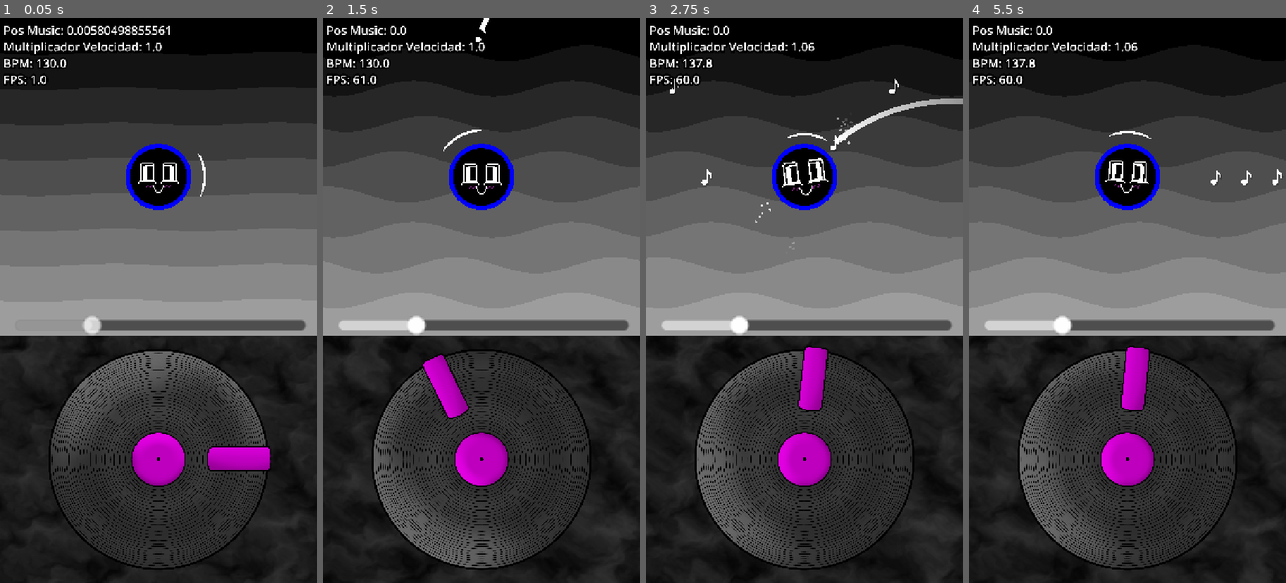
Above: before the commit, frames 1-4 (left to right).
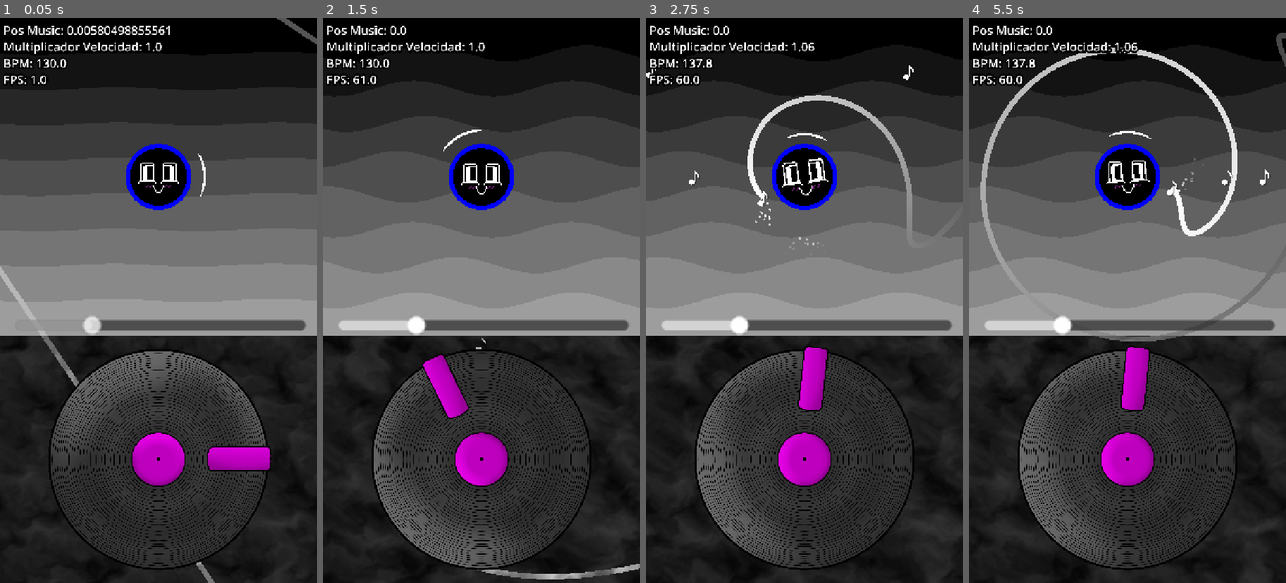
Above: after the commit, the same moments.

Repository: jerecraft-YT/cupi
Game: Godot game, scene res://scenes/test_zone.tscn
Two runs of this game, one before a commit and one after it. Both use one fixed random seed, a clock stepped at 60 frames per second and the inputs below. This scene is started directly instead of the project's main scene. Sound files missing from this copy of the repository are replaced by a short silence.
Inputs (mouse positions are in pixels of both pictures, inside the frame that each line leads up to):
- Up to frame 1 (0.05 s): no input
- Up to frame 2 (1.5 s): move the mouse to (481, 91) at 0.52 s; click (481, 91) at 0.67 s; move the mouse to (418, 328) at 1.27 s; click (418, 328) at 1.42 s
- Up to frame 3 (2.75 s): move the mouse to (836, 176) at 2.02 s; click (836, 176) at 2.17 s
- Up to frame 4 (5.5 s): move the mouse to (1111, 413) at 2.77 s; click (1111, 413) at 2.92 s; move the mouse to (1222, 385) at 3.52 s; click (1222, 385) at 3.67 s; move the mouse to (1032, 215) at 4.27 s; click (1032, 215) at 4.42 s; move the mouse to (1143, 300) at 5.02 s; click (1143, 300) at 5.17 s

The runs differ from the first frame. In frame 1, 0.6% of the frame differs, in the area x 0-100%, y 0-100%; in frame 2, 0.5%; in frame 3, 1.6%; in frame 4, 2.6%, in the area x 3-100%, y 2-58%.

Commit message:
Update Godot editor and scene configuration
Added new folding config files for ExpresionesCupi.gd and NewBulletSpawner.gd. Updated editor layout, scene states, filesystem cache, and related Godot project metadata to reflect recent changes in open scenes, script selections, and resource references.

Diff:
--- a/charts/daidaidaikirai_modificado.json
+++ b/charts/daidaidaikirai_modificado.json
@@ -4714,12 +4714,23 @@
 	  "expresion": 0,
 	  "time": 1847.0,
 	  "duration": 2000,
-	  "startAngle": 90,
+	  "startAngle": 270,
 	  "finalAngle": 0,
 	  "moveAngle": 0.0,
 	  "expresionMouth": 0.0,
 	  "expresionEyes": 0.0,
-	  "tipeMoveAngle": 0.0
+	  "tipeMoveAngle": 15.0
+	},
+	{
+	  "expresion": 0,
+	  "time": 5000.0,
+	  "duration": 2000,
+	  "startAngle": 0,
+	  "finalAngle": 360,
+	  "moveAngle": 0.0,
+	  "expresionMouth": 0.0,
+	  "expresionEyes": 0.0,
+	  "tipeMoveAngle": 15.0
 	}
   ]
 }
--- a/metaball/polygon_2d.gd
+++ b/metaball/polygon_2d.gd
@@ -2,11 +2,11 @@
 
 @export var poligono:Polygon2D
 @export var metaball:Node2D
-@onready var spectro = get_tree().get_first_node_in_group("spectro")
+@export var spectro:Node2D
 @export var line:Line2D
 
 # Configuración básica
-const NUMERO_PUNTOS := 48
+@export var NUMERO_PUNTOS := 48
 var tiempo: float = 0.0
 var radio_base := 70.0
 var ancho_pico := 100.0
@@ -100,7 +100,7 @@
 
 func _process(delta: float) -> void:
 	# Animación continua
-	metaball.rotation += 0.01 * DataGame.time_fixed
+	poligono.rotation += 0.01 * DataGame.time_fixed
 	tiempo += delta
 
 	# Actualizar amplitudes desde el espectro - OPTIMIZADO
--- a/prefabs/gameplay.tscn
+++ b/prefabs/gameplay.tscn
@@ -1,16 +1,22 @@
-[gd_scene load_steps=4 format=3 uid="uid://bv1q1ckfcnds8"]
+[gd_scene load_steps=6 format=3 uid="uid://bv1q1ckfcnds8"]
 
 [ext_resource type="Script" uid="uid://n2c72dch62rh" path="res://scripts/bullets/BulletSpawner.gd" id="2_v5r4t"]
 [ext_resource type="PackedScene" uid="uid://d0kmnpjiacab" path="res://prefabs/cupi.tscn" id="3_7dn3w"]
+[ext_resource type="PackedScene" uid="uid://bvjuwoyoq48kd" path="res://prefabs/bullet.tscn" id="3_v5r4t"]
+[ext_resource type="PackedScene" uid="uid://cjvixm8nwnbvl" path="res://prefabs/SpiralBullet.tscn" id="4_7dn3w"]
 [ext_resource type="PackedScene" uid="uid://cmwdw8kgbef6b" path="res://prefabs/metaball.tscn" id="5_7dn3w"]
 
 [node name="Gameplay" type="Node2D"]
 
 [node name="metaball" parent="." instance=ExtResource("5_7dn3w")]
 
-[node name="bullet spawner" type="Node2D" parent="." node_paths=PackedStringArray("cupi", "cupiContainer") groups=["bulletSpawner"]]
+[node name="bullet spawner" type="Node2D" parent="." node_paths=PackedStringArray("spirales", "normales", "cupi", "cupiContainer") groups=["bulletSpawner"]]
 script = ExtResource("2_v5r4t")
-speed = 0.2
+prefabBulletNormal = ExtResource("3_v5r4t")
+prefabBulletSpiral = ExtResource("4_7dn3w")
+spirales = NodePath("spirales")
+normales = NodePath("normales")
+speed = 0.25
 cupi = NodePath("../Cupi")
 cupiContainer = NodePath("../Cupi/cupiContainer")
 
--- a/prefabs/metaball.tscn
+++ b/prefabs/metaball.tscn
@@ -13,12 +13,13 @@
 [node name="metaball" type="Node2D" groups=["spectro"]]
 script = ExtResource("1_jhxxm")
 
-[node name="ball" type="Polygon2D" parent="." node_paths=PackedStringArray("poligono", "metaball", "line")]
+[node name="ball" type="Polygon2D" parent="." node_paths=PackedStringArray("poligono", "metaball", "spectro", "line")]
 material = SubResource("ShaderMaterial_jhxxm")
 color = Color(0, 0, 0, 1)
 script = ExtResource("1_5scw5")
 poligono = NodePath(".")
 metaball = NodePath("..")
+spectro = NodePath("..")
 line = NodePath("Line2D")
 
 [node name="Line2D" type="Line2D" parent="ball"]
--- a/scenes/test_zone.tscn
+++ b/scenes/test_zone.tscn
@@ -134,3 +134,7 @@
 scale = Vector2(0.25, 0.25)
 texture = ExtResource("8_hsuob")
 offset = Vector2(5, -4)
+
+[editable path="Gameplay"]
+[editable path="Gameplay/Cupi"]
+[editable path="Gameplay/Cupi/cupiContainer"]
--- a/scripts/ExpresionesCupi.gd
+++ b/scripts/ExpresionesCupi.gd
@@ -1,4 +1,5 @@
 extends Node2D
+class_name CupiContainer
 
 @onready var ojosCupi = $Face/eyes
 @onready var BocaCupi = $Face/mouth
--- a/scripts/bullets/BulletSpawner.gd
+++ b/scripts/bullets/BulletSpawner.gd
@@ -1,19 +1,21 @@
 extends Node2D
+class_name BulletSpawner
 
-var prefabBulletNormal:PackedScene = load("res://prefabs/bullet.tscn")
-var prefabBulletSpiral:PackedScene = load("res://prefabs/SpiralBullet.tscn")
-var rng = RandomNumberGenerator.new()
+@export var prefabBulletNormal:PackedScene
+@export var prefabBulletSpiral:PackedScene
+
 var actualview_chart:int = 0
 var bullet_index:int = -1
 var actualview_chartSpiral:int = 0
 var bullet_spiral_index: int = -1
-@onready var spirales:Node2D = $spirales
-@onready var normales:Node2D = $normales
+
+@export var spirales:Node2D
+@export var normales:Node2D
 
 @export var speed:float = 0.75
 # Referencia a cupi
-@export var cupi:Node2D
-@export var cupiContainer:Node2D
+@export var cupi:Cupi
+@export var cupiContainer:CupiContainer
 
 @warning_ignore("unused_parameter")
 func _process(delta: float) -> void:
@@ -30,7 +32,6 @@
 				break
 
 			var next_time:float = cupi.chartData.data.bullets[actualview_chart]["time"]
-			#var time_difference = next_time - cur_time
 
 			if cur_time >= next_time:
 				actualview_chart += 1
@@ -49,7 +50,6 @@
 				bullet.cupi = cupi
 				bullet.cupiContainer = cupiContainer
 				bullet.spawner = self
-
 
 		else:
 
@@ -79,7 +79,6 @@
 		#print(time_offsetSpiral)
 		if cupi.musicNormalOrInverted:
 			if cur_timeSpiral >= 2000 + song_time or actualview_chartSpiral >= cupi.chartData.data.spiral.size() or actualview_chartSpiral<0:
-				#print(cur_time,"|||",2000+snapped(song_time,0),"|||",actualview_chart,"|||",str(Time.get_ticks_msec()),"|||",cupi.musicNormalOrInverted)
 				break
 			var next_timeSpiral:float = cupi.chartData.data.spiral[actualview_chartSpiral]["time"]
 			#var time_difference = next_time - cur_time
@@ -91,7 +90,7 @@
 				continue
 
 			if bullet_spiral_index != actualview_chartSpiral:
-				var spiral = prefabBulletSpiral.instantiate()
+				var spiral:CupiSpiral = prefabBulletSpiral.instantiate()
 				var duracion = cupi.chartData.data.spiral[actualview_chartSpiral-1]["duration"]
 				var spiralTime = cupi.chartData.data.spiral[actualview_chartSpiral-1]["time"]
 
@@ -102,6 +101,7 @@
 				spiral.AngleFinal=-cupi.chartData.data.spiral[actualview_chartSpiral-1]["finalAngle"]
 				bullet_index = actualview_chartSpiral
 				spiral.calc = (spiralTime + duracion)-(spiralTime)
+				spiral.idFuncion = cupi.chartData.data.spiral[actualview_chartSpiral-1]["tipeMoveAngle"]
 
 				spiral.bulletStart.baseSpawnTime = song_time
 				spiral.bulletStart.baseStrumTime = next_timeSpiral
@@ -135,7 +135,7 @@
 				break
 
 			if song_time < cupi.chartData.data.spiral[reverseView]["time"]+cupi.chartData.data.spiral[reverseView]["duration"]:
-				var spiral = prefabBulletSpiral.instantiate()
+				var spiral:CupiSpiral = prefabBulletSpiral.instantiate()
 				var duracion = cupi.chartData.data.spiral[actualview_chartSpiral-1]["duration"]
 				var spiralTime = cupi.chartData.data.spiral[reverseView]["time"]
 
@@ -146,6 +146,8 @@
 				spiral.AngleFinal= -cupi.chartData.data.spiral[reverseView]["finalAngle"]
 				spiral.ampFinal = ((cupi.chartData.data.spiral[reverseView]["time"] + duracion) - song_time)
 				spiral.calc = (spiralTime + duracion)-(spiralTime)
+				spiral.idFuncion = cupi.chartData.data.spiral[reverseView]["tipeMoveAngle"]
+
 				#establecer datos de bala inicial
 				spiral.bulletStart.baseSpawnTime = 0
 				spiral.bulletStart.baseStrumTime = cupi.chartData.data.spiral[reverseView]["time"]
--- a/scripts/bullets/SpiralBullet.gd
+++ b/scripts/bullets/SpiralBullet.gd
@@ -1,5 +1,5 @@
 extends Node2D
-
+class_name CupiSpiral
 # --------------------------------------------------------
 # NODOS
 # --------------------------------------------------------
@@ -117,6 +117,8 @@
 
 	# cantidad de puntos
 	var number_points: int = 1 + abs(int(anguloFinal)) + int(calc /256)
+	#@warning_ignore("narrowing_conversion")
+	#var number_points: int = 1 + abs(anguloFinal) + int(calc/128)
 	#print(number_points)
 	var needed_points: int = number_points + 1
 	var current_points: int = line.get_point_count()
@@ -126,6 +128,7 @@
 		if needed_points > current_points:
 			for i in range(needed_points - current_points):
 				line.add_point(Vector2.ZERO)
+				print("puntos añadidos ", needed_points- current_points)
 		else:
 			for i in range(current_points - needed_points):
 				line.remove_point(line.get_point_count() - 1)
--- a/scripts/player/cupi.gd
+++ b/scripts/player/cupi.gd
@@ -1,4 +1,5 @@
 extends Node2D
+class_name Cupi
 
 @export var cupi:Node2D
 @export var cupiContainer:Node2D
